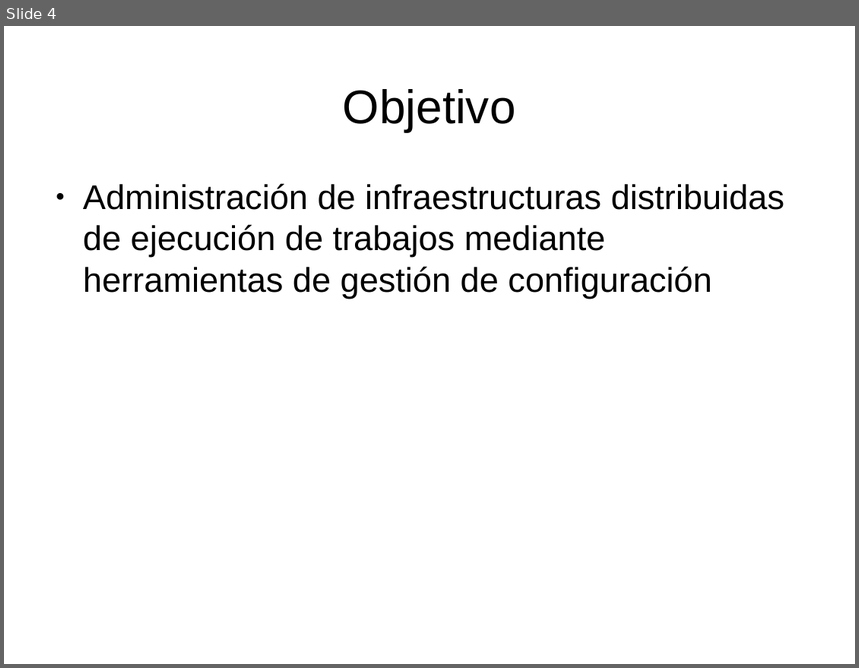
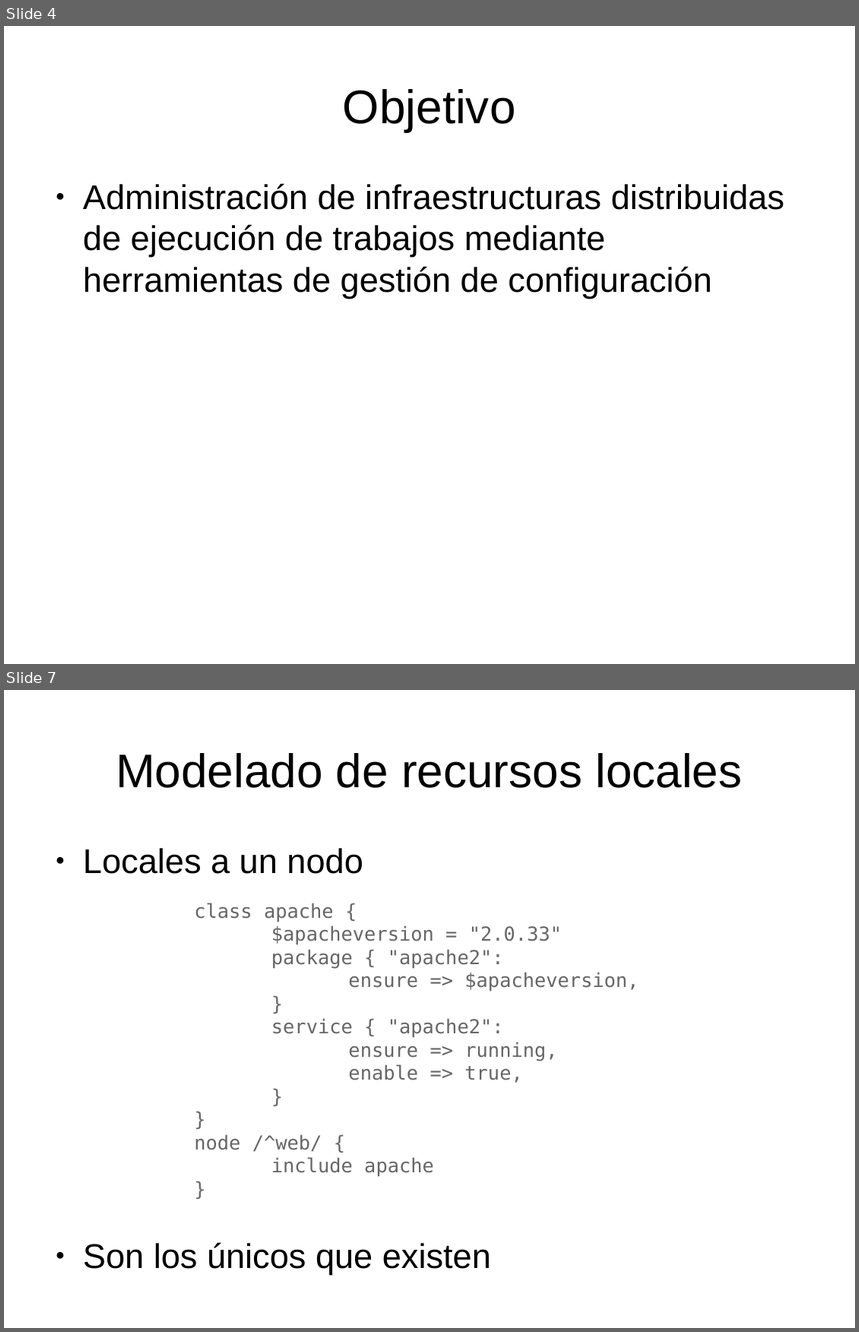
Before and after one commit to dcere/pfc, a slide deck: adm/presentacion/presentacion.odp. Shown one above the other, each under a label of ours: slide 4 before the commit, slides 4 and 7 after it; the slides between them are not shown. The pictures are 859x668 and 859x1332 pixels, drawn with LibreOffice and Linux fonts; fonts in the diff are those of the drawing. Boxes give left, top, right and bottom in pixels: in the first picture for what was removed or moved away, otherwise in the second. Text is boxed around its words. In the diff, an @@ line names an element or a change of style, - is before the commit and + after.

```diff
--- a/adm/presentacion/presentacion.odp
+++ b/adm/presentacion/presentacion.odp
@@ slide 7 added at (4,690,855,1328), background #FFFFFF @@
@@ title added at (116,753,742,788), 44 pt, text #000000 @@
+Modelado de recursos locales
@@ text added at (83,848,491,1274), 32 pt, text #000000 @@
+● Locales a un nodo
+● Son los únicos que existen
@@ text added at (194,903,639,1177), 18 pt, text #666666 @@
+class apache {
+$apacheversion = "2.0.33"
+package { "apache2":
+ensure => $apacheversion,
+}
+service { "apache2":
+ensure => running,
+enable => true,
+}
+}
+node /^web/ {
+include apache
+}
```
Also in this commit, not shown: 8 slides changed, 6 other slides added, 5 slides removed, 1 other file.
